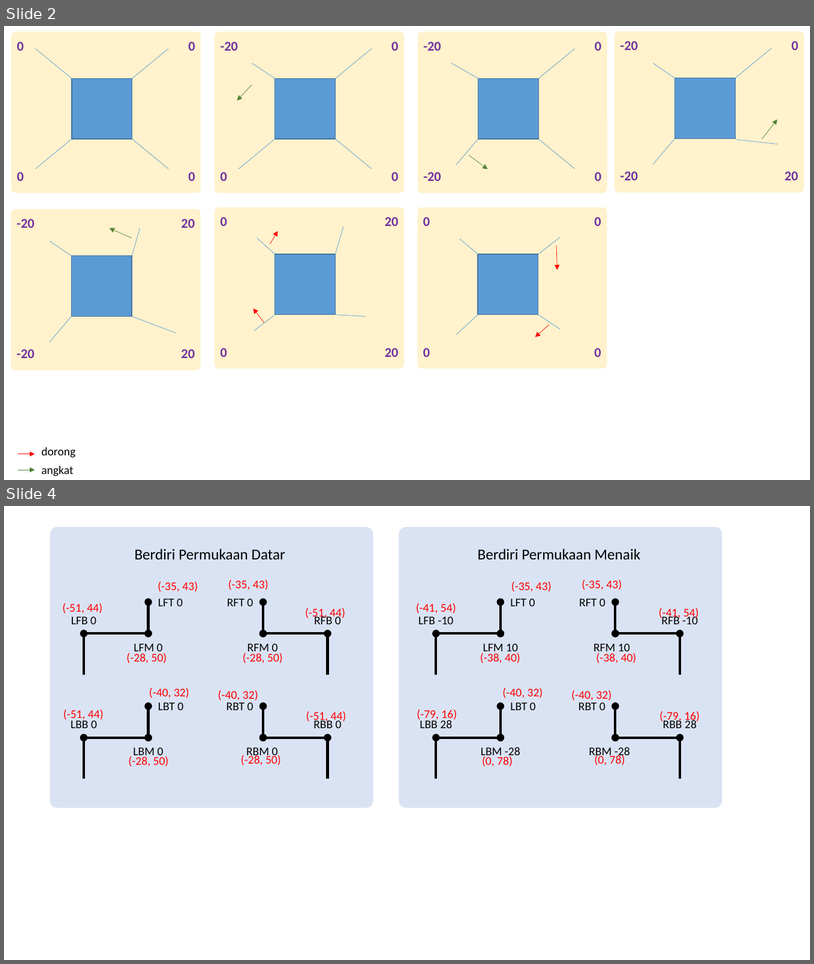
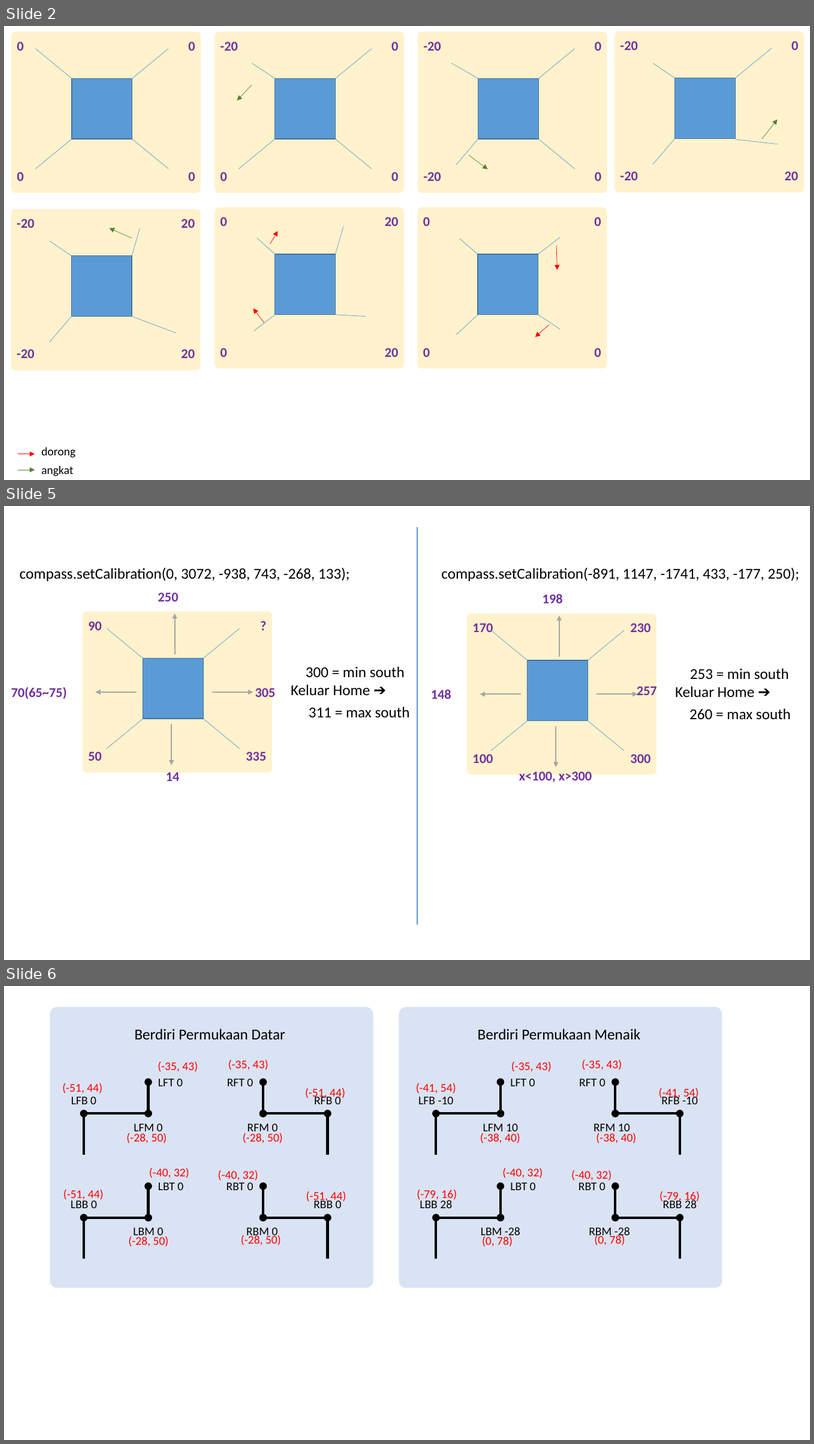
Before and after one commit to teknikelektromdp/krsri2022, a slide deck: posisi kaki.pptx. Shown one above the other, each under a label of ours: slides 2 and 4 before the commit, slides 2, 5 and 6 after it; the slides between them are not shown. The pictures are 814x964 and 814x1444 pixels, drawn with LibreOffice and Linux fonts; fonts in the diff are those of the drawing. Boxes give left, top, right and bottom in pixels: in the first picture for what was removed or moved away, otherwise in the second. Text is boxed around its words. In the diff, an @@ line names an element or a change of style, - is before the commit and + after.

```diff
--- a/posisi kaki.pptx
+++ b/posisi kaki.pptx
@@ slide 5 added at (4, 506, 810, 960), background #FFFFFF @@
@@ line added from (418, 527) to (418, 924), #5B9BD5 1.5 pt @@
@@ text added at (20, 567, 350, 581), 18 pt, text #000000 @@
+compass.setCalibration(0, 3072, -938, 743, -268, 133);
@@ text added at (441, 567, 800, 581), 18 pt, text #000000 @@
+compass.setCalibration(-891, 1147, -1741, 433, -177, 250);
@@ text added at (158, 592, 179, 601), 16 pt, text #7030A0, bold @@
+250
@@ text added at (543, 594, 563, 603), 16 pt, text #7030A0, bold @@
+198
@@ arrow added from (174, 654) to (174, 613), #A5A5A5 1.5 pt @@
@@ arrow added from (560, 657) to (560, 615), #A5A5A5 1.5 pt @@
@@ text added at (306, 666, 405, 678), 18 pt, text #000000 @@
+300 = min south
@@ text added at (255, 685, 276, 700), 16 pt, text #7030A0, bold @@
+305
@@ text added at (291, 684, 371, 696), 18 pt, text #000000 @@
+Keluar Home ➔
@@ text added at (637, 684, 657, 699), 16 pt, text #7030A0, bold @@
+257
@@ text added at (690, 668, 789, 679), 18 pt, text #000000 @@
+253 = min south
@@ text added at (11, 687, 67, 699), 16 pt, text #7030A0, bold @@
+70(65~75)
@@ arrow added from (137, 692) to (95, 692), #A5A5A5 1.5 pt @@
@@ arrow added from (212, 692) to (253, 692), #A5A5A5 1.5 pt @@
@@ text added at (431, 689, 452, 699), 16 pt, text #7030A0, bold @@
+148
@@ arrow added from (521, 694) to (480, 694), #A5A5A5 1.5 pt @@
@@ arrow added from (597, 694) to (638, 694), #A5A5A5 1.5 pt @@
@@ text added at (675, 686, 755, 697), 18 pt, text #000000 @@
+Keluar Home ➔
@@ group added at (83, 611, 273, 772): 4 texts, 4 lines, 1 rounded rectangle, 1 rectangle @@
+?
+335
+90
+50
@@ text added at (309, 706, 410, 718), 18 pt, text #000000 @@
+311 = max south
@@ group added at (467, 613, 657, 775): 4 texts, 4 lines, 1 rounded rectangle, 1 rectangle @@
+230
+300
+170
+100
@@ text added at (690, 708, 791, 720), 18 pt, text #000000 @@
+260 = max south
@@ arrow added from (171, 724) to (171, 765), #A5A5A5 1.5 pt @@
@@ arrow added from (557, 726) to (557, 767), #A5A5A5 1.5 pt @@
@@ text added at (166, 769, 180, 781), 16 pt, text #7030A0, bold @@
+14
@@ text added at (519, 771, 592, 784), 16 pt, text #7030A0, bold @@
+x<100, x>300
@@ what was slide 4 is now slide 6 @@
```
Also in this commit, not shown: 1 slide changed, 1 other slide added, 9 other files.
